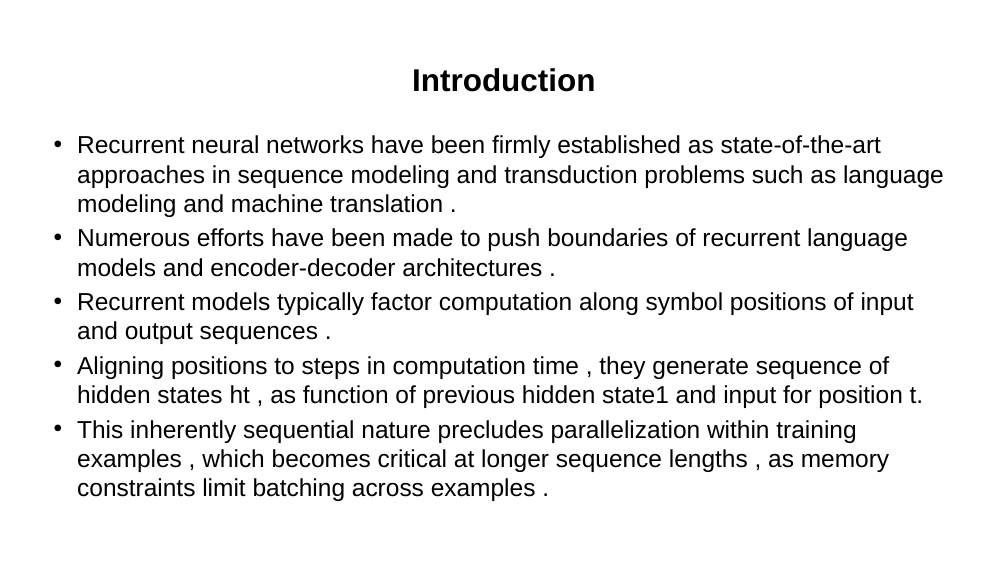
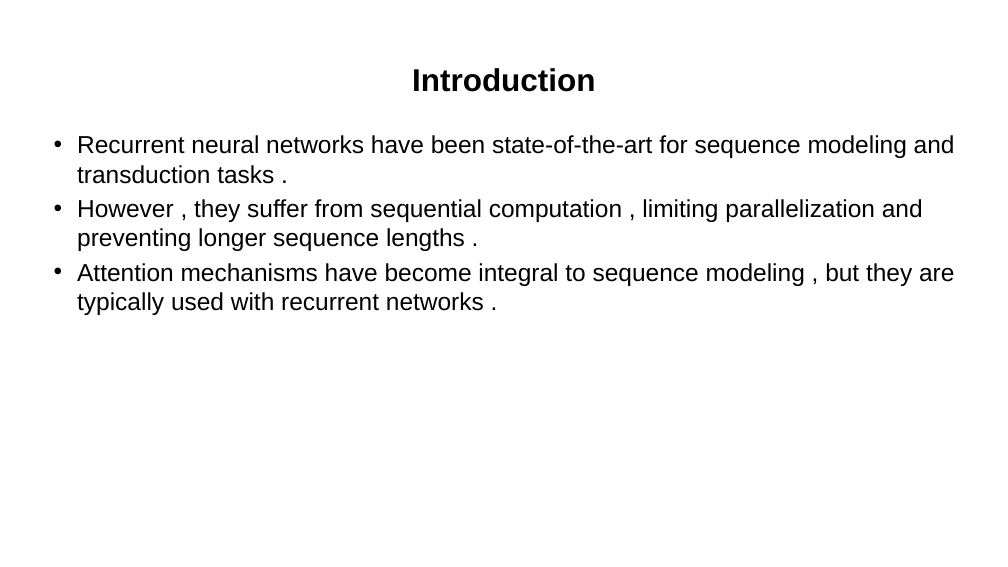
Before and after one commit to BidhanAcharya/Front-end, a slide deck: slide 2 of slides/Attention Is All You Need.pptx. Drawn at 1008x567 pixels with LibreOffice and Linux fonts; fonts in the diff are those of the drawing. Boxes give left, top, right and bottom in pixels: in the first picture for what was removed or moved away, otherwise in the second. Text is boxed around its words. In the diff, an @@ line names an element or a change of style, - is before the commit and + after.

```diff
--- a/slides/Attention Is All You Need.pptx
+++ b/slides/Attention Is All You Need.pptx
@@ text at [77, 135, 955, 315]: text changed @@
-• Recurrent neural networks have been firmly established as state-of-the-art approaches in sequence modeling and transduction problems such as language modeling and machine translation .
-• Numerous efforts have been made to push boundaries of recurrent language models and encoder-decoder architectures .
-• Recurrent models typically factor computation along symbol positions of input and output sequences .
-• Aligning positions to steps in computation time , they generate sequence of hidden states ht , as function of previous hidden state1 and input for position t.
-• This inherently sequential nature precludes parallelization within training examples , which becomes critical at longer sequence lengths , as memory constraints limit batching across examples .
+• Recurrent neural networks have been state-of-the-art for sequence modeling and transduction tasks .
+• However , they suffer from sequential computation , limiting parallelization and preventing longer sequence lengths .
+• Attention mechanisms have become integral to sequence modeling , but they are typically used with recurrent networks .
```
Also in this commit, not shown: 3 other slides changed, 1 slide added, 1 slide removed, 5 other files.
